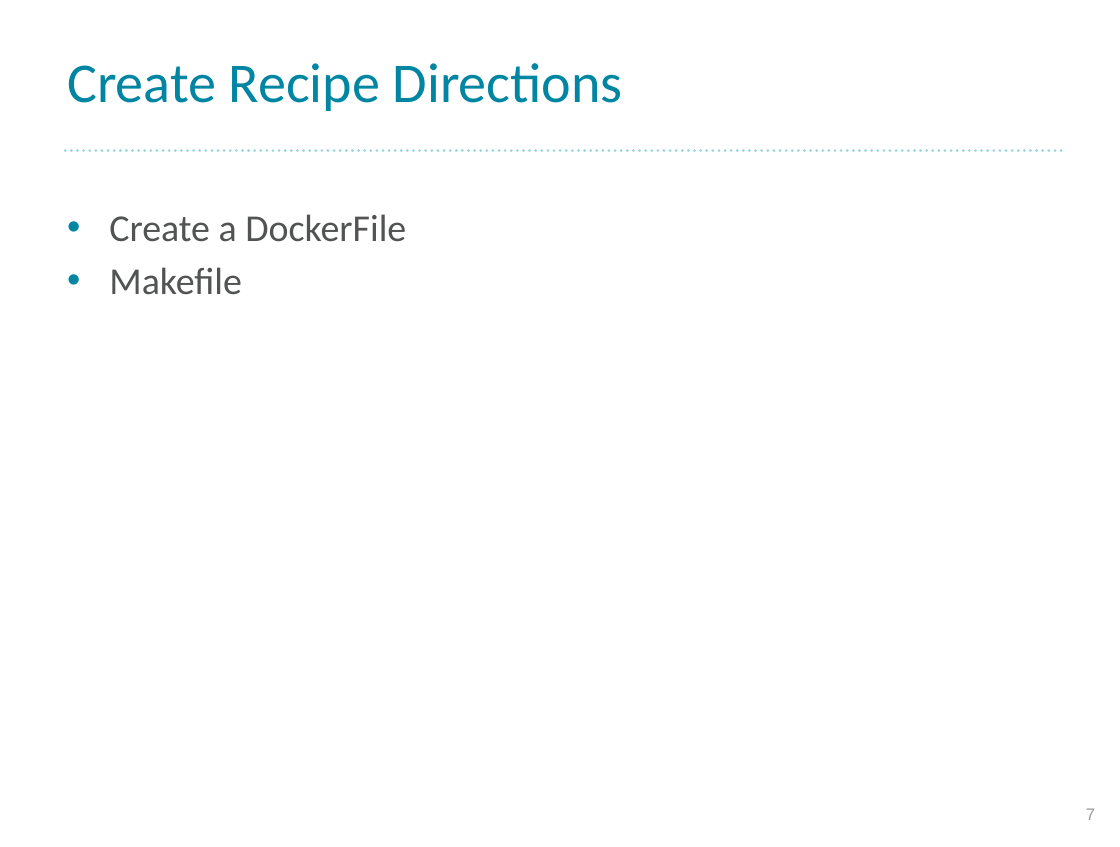
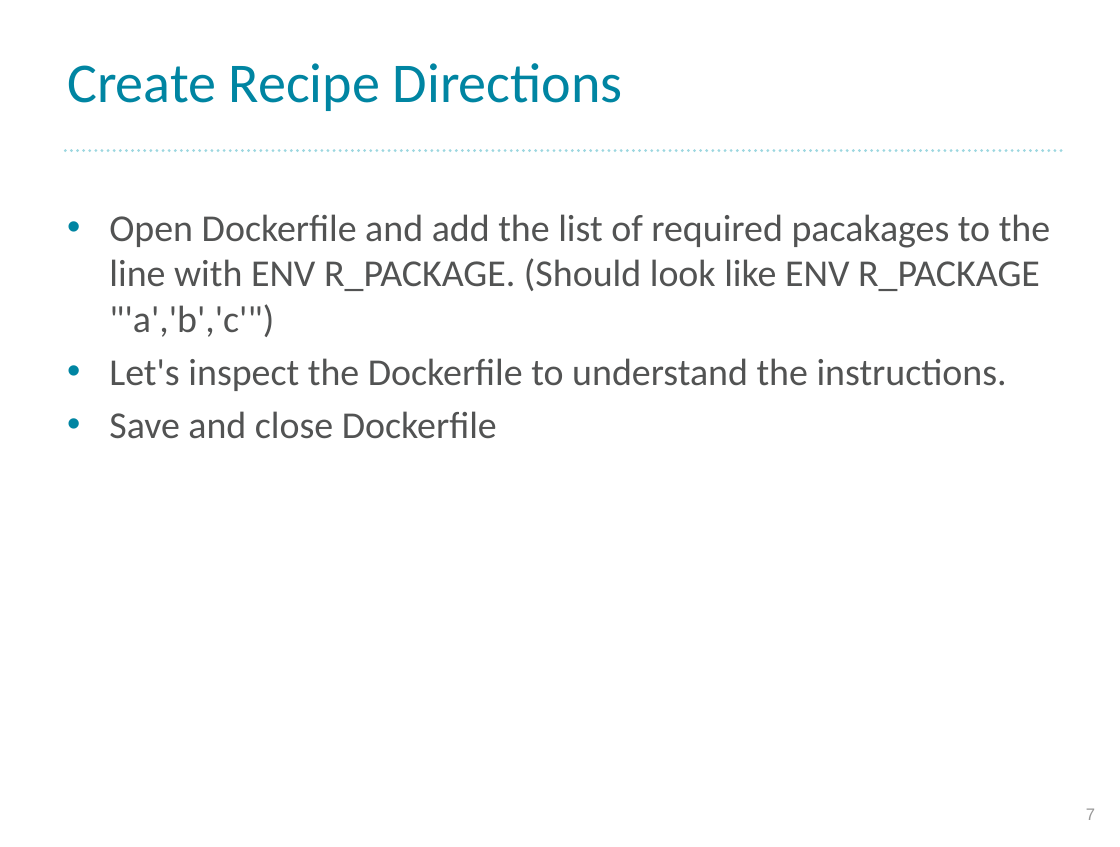
Before and after one commit to morizono/creating-recipes-for-other-chefs, a slide deck: slide 7 of documents/creating-recipes-for-other-chefs.pptx. Drawn at 1120x847 pixels with LibreOffice and Linux fonts; fonts in the diff are those of the drawing; background and template pictures are left out. Boxes give left, top, right and bottom in pixels: in the first picture for what was removed or moved away, otherwise in the second. Text is boxed around its words. In the diff, an @@ line names an element or a change of style, - is before the commit and + after.

```diff
--- a/documents/creating-recipes-for-other-chefs.pptx
+++ b/documents/creating-recipes-for-other-chefs.pptx
@@ text at (109,214,1050,439): text changed @@
-• Create a DockerFile
-• Makefile
+• Open Dockerfile and add the list of required pacakages to the line with ENV R_PACKAGE. (Should look like ENV R_PACKAGE "'a','b','c'")
+• Let's inspect the Dockerfile to understand the instructions.
+• Save and close Dockerfile
```
Also in this commit, not shown: 8 other slides changed, 1 other file.
